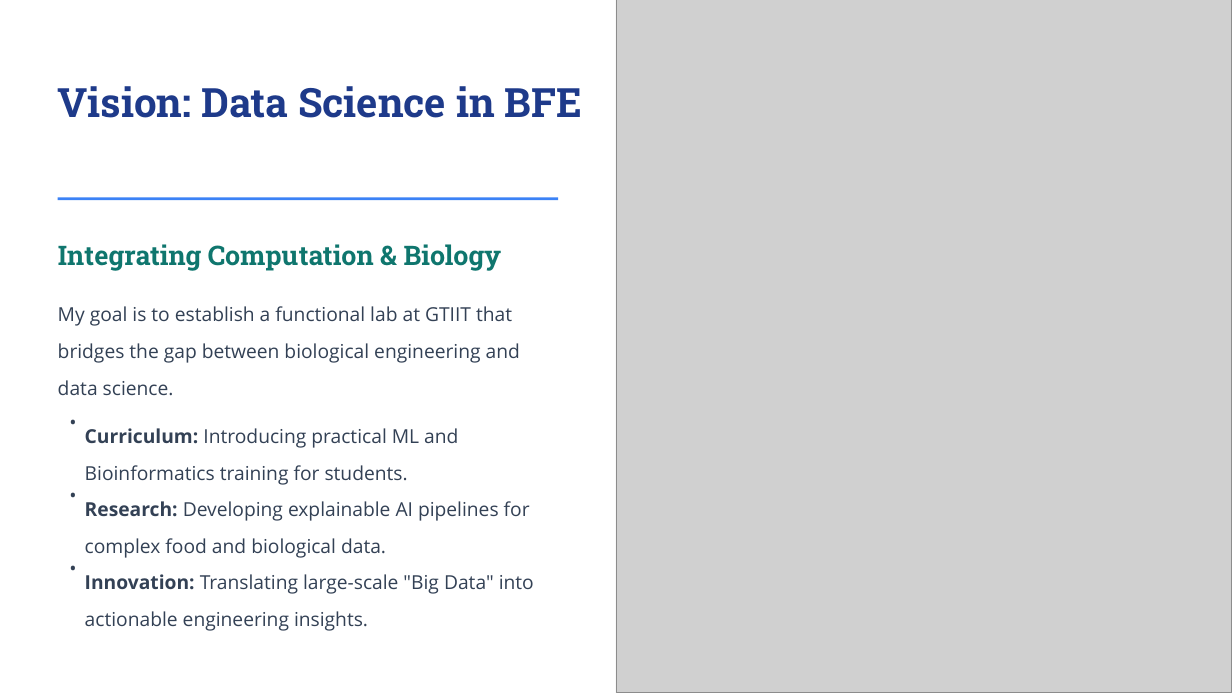
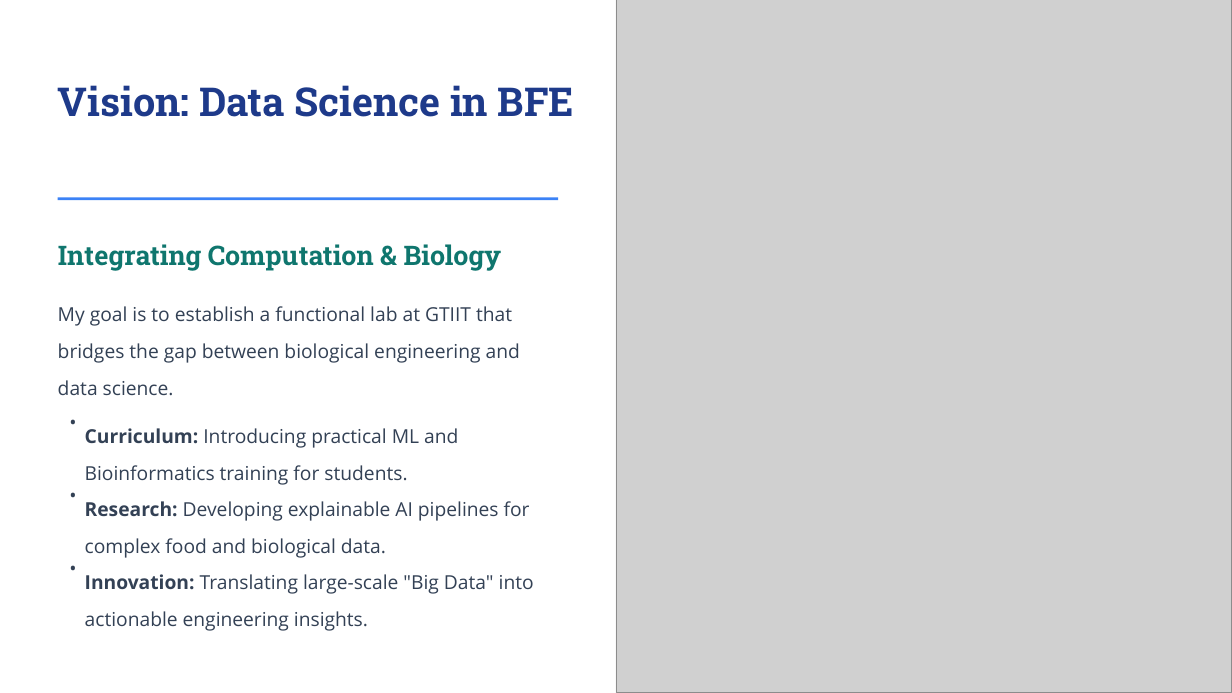
Before and after one commit to mocksu/resume, a slide deck: slide 11 of Predicting Asthma Exacerbations with ML.pptx (slide 10 before the commit). Drawn at 1232x693 pixels with LibreOffice and Linux fonts; fonts in the diff are those of the drawing; grey boxes stand for pictures; background and template pictures are left out. Boxes give left, top, right and bottom in pixels: in the first picture for what was removed or moved away, otherwise in the second. Text is boxed around its words. In the diff, an @@ line names an element or a change of style, - is before the commit and + after.

```diff
--- a/Predicting Asthma Exacerbations with ML.pptx
+++ b/Predicting Asthma Exacerbations with ML.pptx
@@ text "Vision: Data Science in BFE" at <box>58,85,574,117</box>: size 31.5 to 31 pt @@
```
Also in this commit, not shown: 10 other slides changed, 2 slides added, 1 slide removed, 5 other files.
